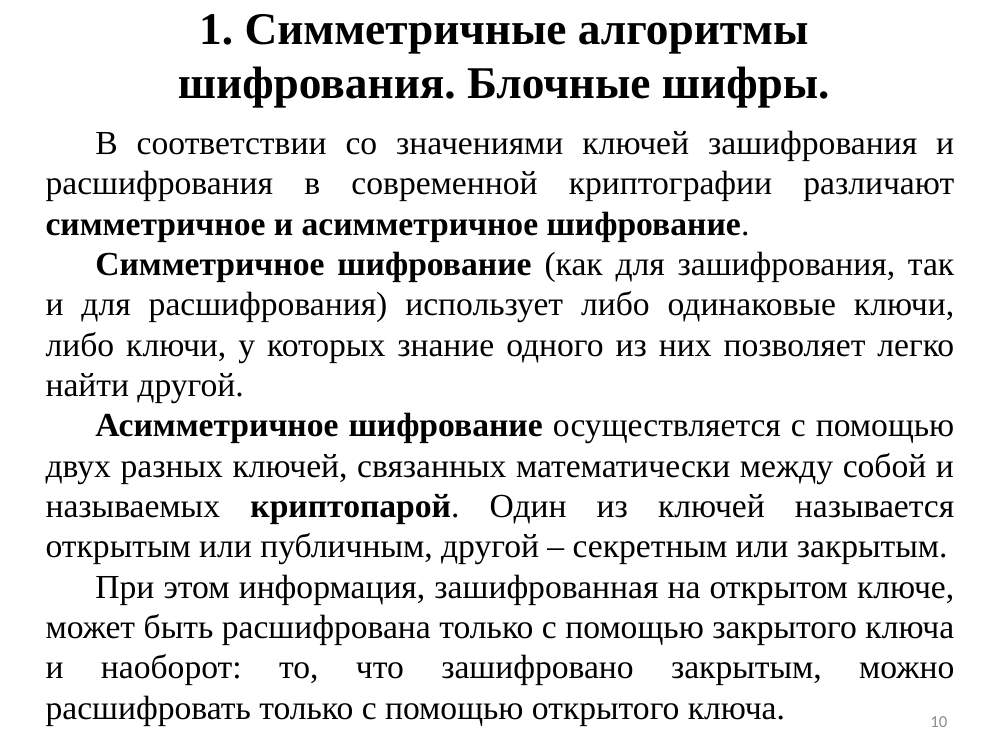
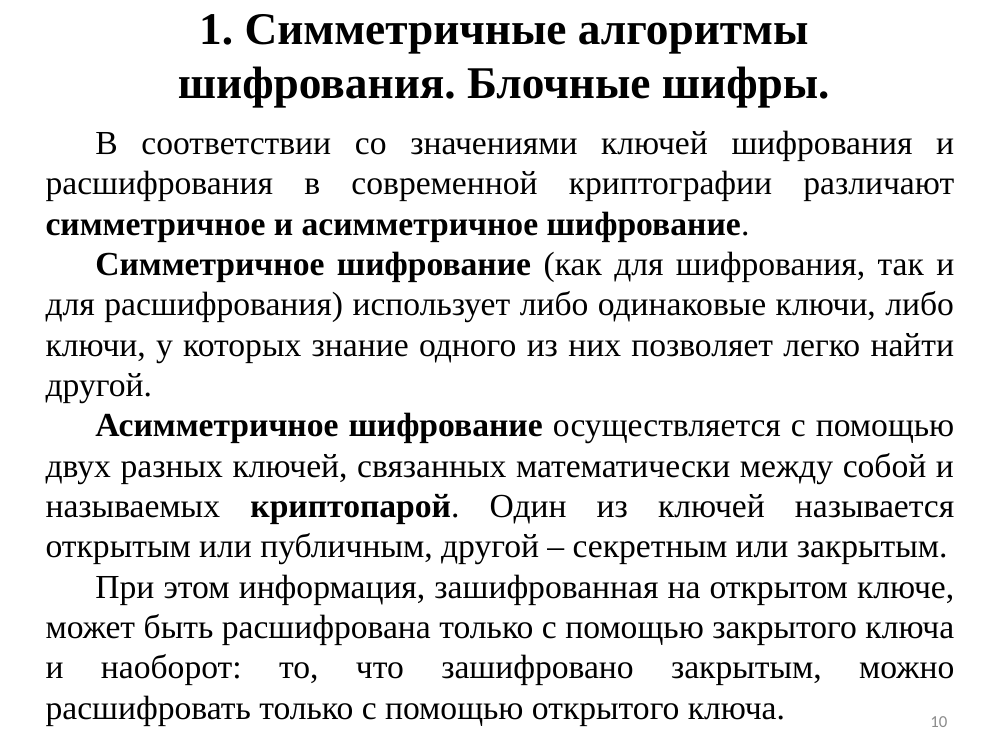
Before and after one commit to dimentoor/university_course, a slide deck: slide 10 of lectures/Лекция_4_Симметричное_шифрование_Протокол_Диффи_Хелмана.pptx. Drawn at 1008x756 pixels with LibreOffice and Linux fonts; fonts in the diff are those of the drawing. Boxes give left, top, right and bottom in pixels: in the first picture for what was removed or moved away, otherwise in the second. Text is boxed around its words. In the diff, an @@ line names an element or a change of style, - is before the commit and + after.

```diff
--- a/lectures/Лекция_4_Симметричное_шифрование_Протокол_Диффи_Хелмана.pptx
+++ b/lectures/Лекция_4_Симметричное_шифрование_Протокол_Диффи_Хелмана.pptx
@@ text at (46, 130, 955, 403): text changed @@
-В соответствии со значениями ключей зашифрования и расшифрования в современной криптографии различают симметричное и асимметричное шифрование.
-Симметричное шифрование (как для зашифрования, так и для расшифрования) использует либо одинаковые ключи, либо ключи, у которых знание одного из них позволяет легко найти другой.
+В соответствии со значениями ключей шифрования и расшифрования в современной криптографии различают симметричное и асимметричное шифрование.
+Симметричное шифрование (как для шифрования, так и для расшифрования) использует либо одинаковые ключи, либо ключи, у которых знание одного из них позволяет легко найти другой.
```
Also in this commit, not shown: 5 other slides changed, 1 other file.
